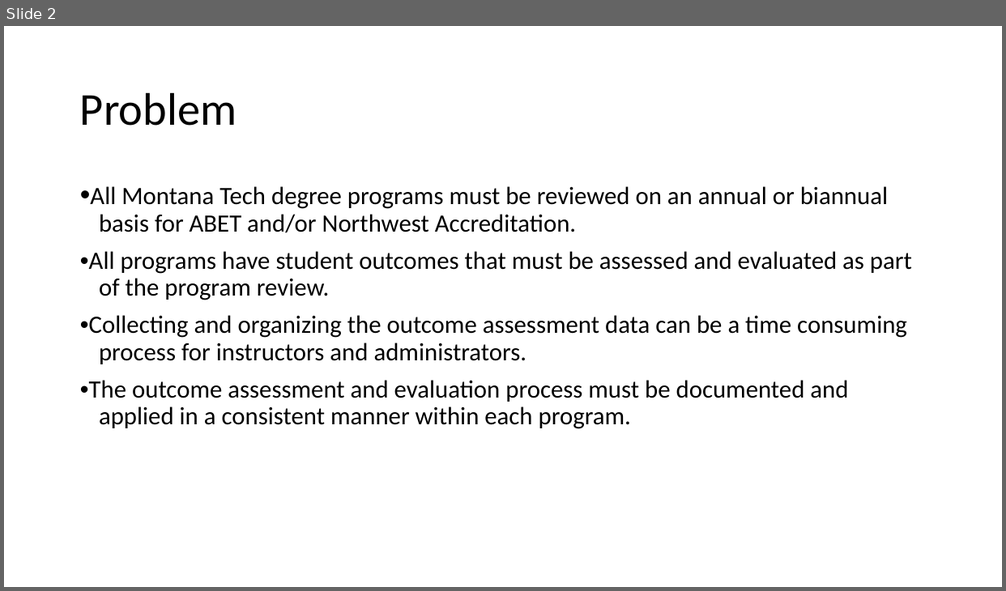
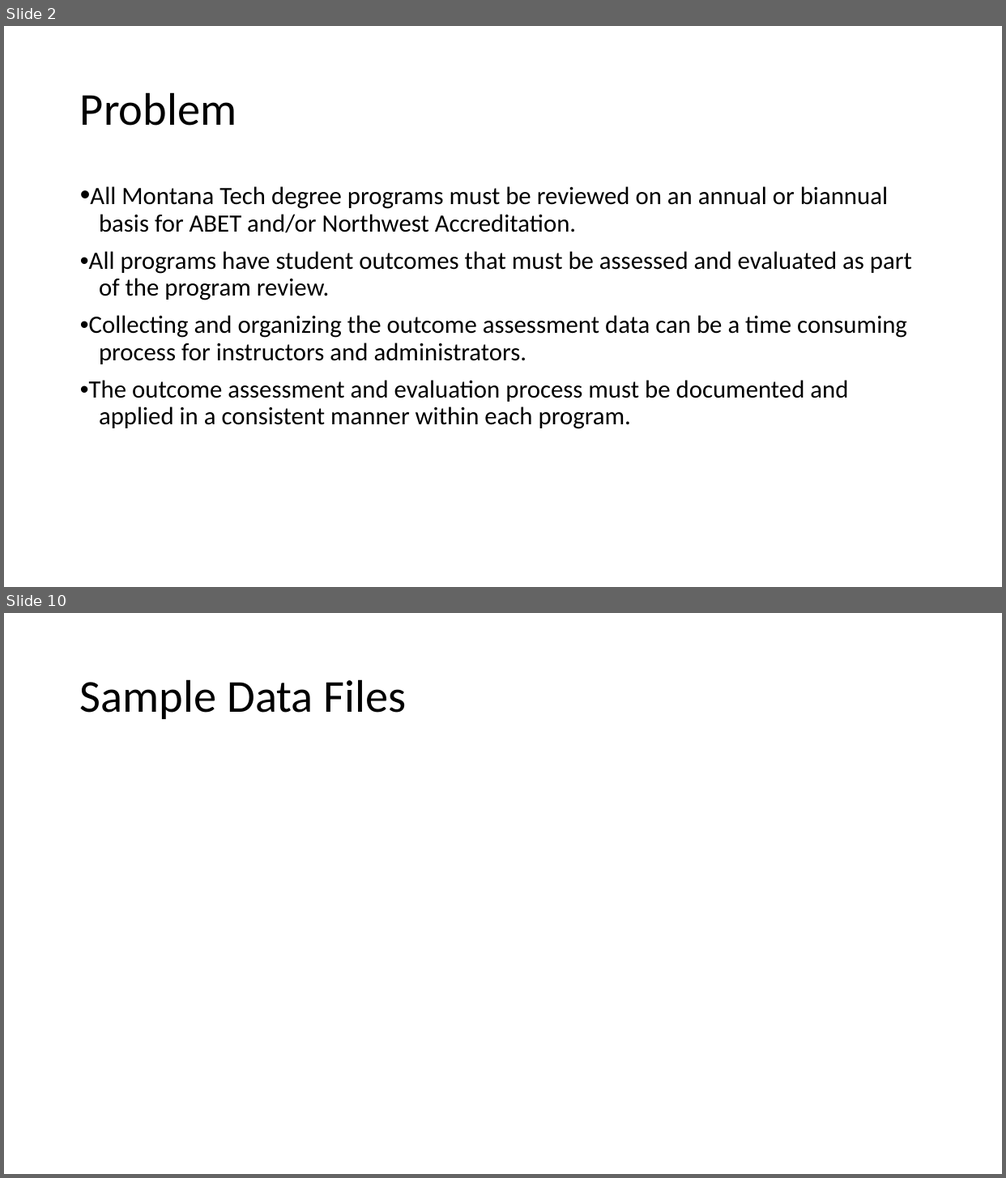
Before and after one commit to nclewis96/StOut, a slide deck: Documentation/SRDesignInitial.pptx. Shown one above the other, each under a label of ours: slide 2 before the commit, slides 2 and 10 after it; the slides between them are not shown. The pictures are 1006x591 and 1006x1178 pixels, drawn with LibreOffice and Linux fonts; fonts in the diff are those of the drawing. Boxes give left, top, right and bottom in pixels: in the first picture for what was removed or moved away, otherwise in the second. Text is boxed around its words. In the diff, an @@ line names an element or a change of style, - is before the commit and + after.

```diff
--- a/Documentation/SRDesignInitial.pptx
+++ b/Documentation/SRDesignInitial.pptx
@@ slide 10 added at box(4, 613, 1002, 1174), background #FFFFFF @@
@@ title added at box(80, 679, 407, 719), 44 pt, text #000000 @@
+Sample Data Files
```
Also in this commit, not shown: 1 slide changed, 7 other slides added, 1 other file.
